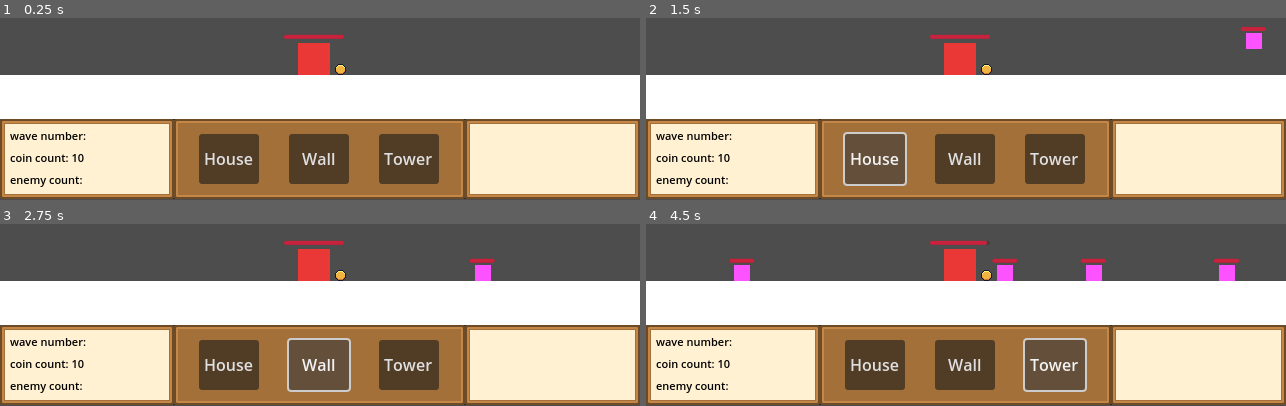
Above: before the commit, frames 1-4 (two rows, left to right).
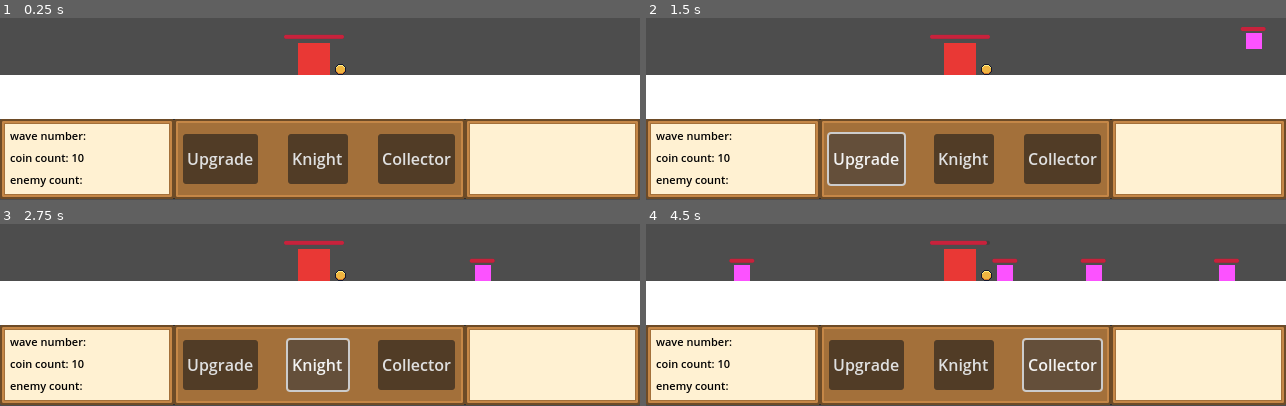
Above: after the commit, the same moments.

Repository: Caneris/Foxhold
Game: Godot game, scene res://scenes/main.tscn
Two runs of this game, one before a commit and one after it. Both use one fixed random seed, a clock stepped at 60 frames per second and the inputs below.
Inputs (mouse positions are in pixels of both pictures, inside the frame that each line leads up to):
- Up to frame 1 (0.25 s): no input
- Up to frame 2 (1.5 s): click (876, 158) at 0.5 s, where only the run before the commit has a clickable "House"; click (863, 158) at 1.25 s, where only the run after the commit has a clickable "Upgrade"
- Up to frame 3 (2.75 s): click (320, 364) at 2 s, where only the run before the commit has a clickable "Wall"
- Up to frame 4 (4.5 s): click (1055, 364) at 2.75 s, where only the run before the commit has a clickable "Tower"; click (966, 364) at 3.5 s, where only the run after the commit has a clickable "Knight"; click (1062, 364) at 4.25 s, where only the run after the commit has a clickable "Collector"

The runs differ from the first frame. In frame 1, 2.5% of the frame differs, in the area x 28-72%, y 63-92%; in frame 2, 2.7%, in the area x 28-72%, y 62-93%; in frame 3, 2.6%; in frame 4, 2.7%.

Commit message:
button label and themes

Diff:
--- a/scenes/ui.tscn
+++ b/scenes/ui.tscn
@@ -88,6 +88,7 @@
 patch_margin_bottom = 4
 
 [node name="HeartActionSection" type="HBoxContainer" parent="BottomPanel/HBoxContainer/ActionSectionBackground"]
+visible = false
 texture_filter = 1
 layout_mode = 1
 anchors_preset = 15
@@ -124,7 +125,6 @@
 text = "Tower"
 
 [node name="HouseActionSection" type="HBoxContainer" parent="BottomPanel/HBoxContainer/ActionSectionBackground"]
-visible = false
 texture_filter = 1
 layout_mode = 1
 anchors_preset = 15
@@ -142,7 +142,7 @@
 layout_mode = 2
 size_flags_horizontal = 0
 size_flags_vertical = 4
-text = "House"
+text = "Upgrade"
 
 [node name="RecruitKnightButton" type="Button" parent="BottomPanel/HBoxContainer/ActionSectionBackground/HouseActionSection"]
 texture_filter = 1
@@ -150,7 +150,8 @@
 layout_mode = 2
 size_flags_horizontal = 0
 size_flags_vertical = 4
-text = "Wall"
+text = "Knight
+"
 
 [node name="RecruitCollectorButton" type="Button" parent="BottomPanel/HBoxContainer/ActionSectionBackground/HouseActionSection"]
 texture_filter = 1
@@ -158,7 +159,8 @@
 layout_mode = 2
 size_flags_horizontal = 0
 size_flags_vertical = 4
-text = "Tower"
+text = "Collector
+"
 
 [node name="PauseSectionBackground" type="NinePatchRect" parent="BottomPanel/HBoxContainer"]
 texture_filter = 1
